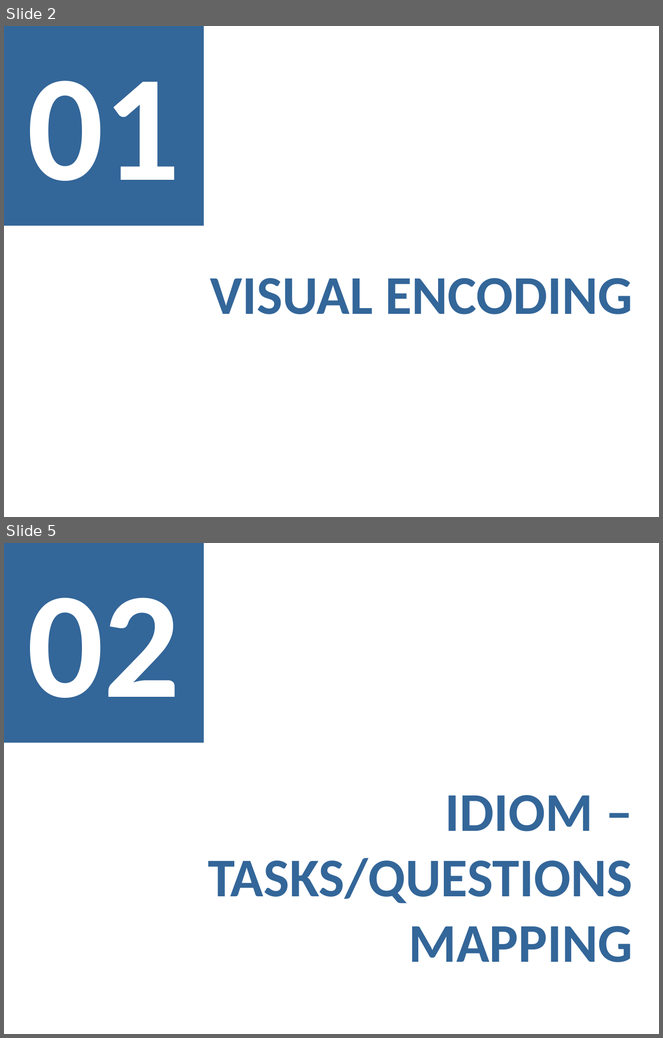
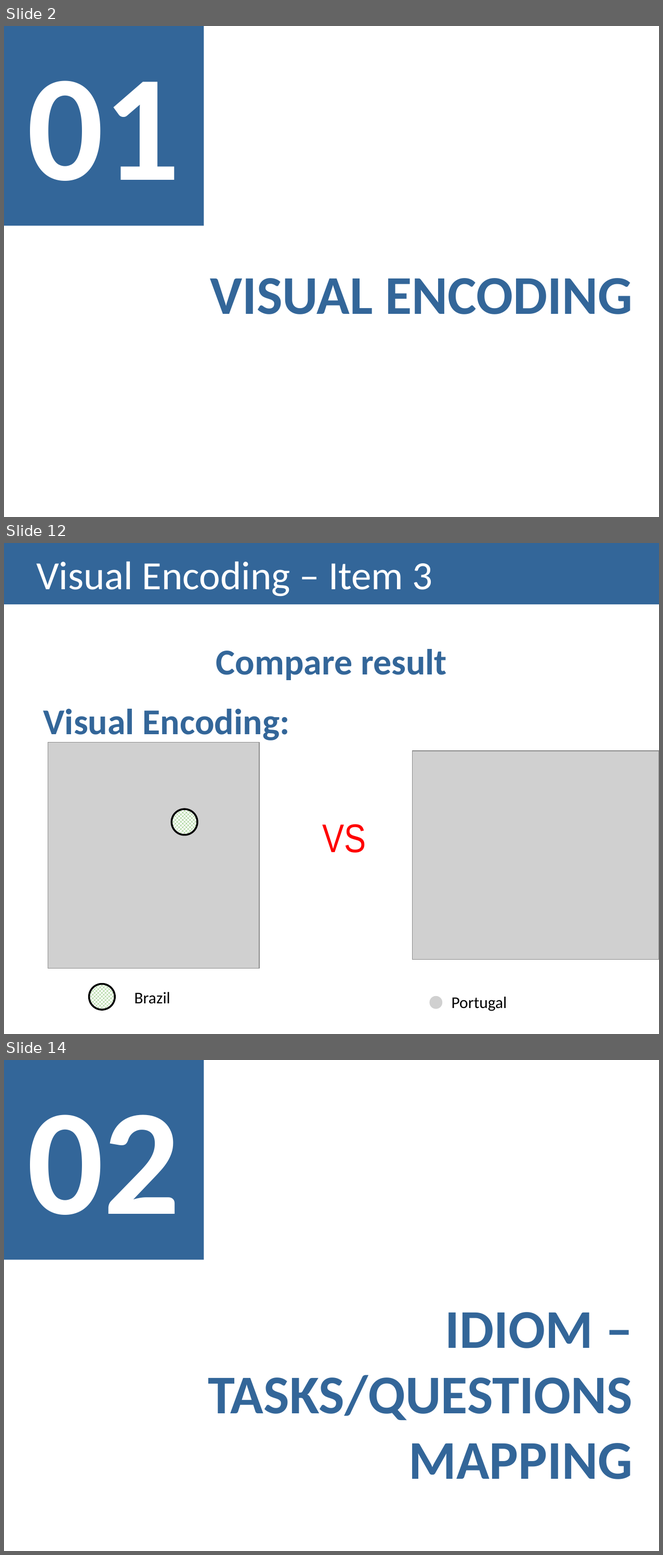
Before and after one commit to carboned4/V_I_2015_1, a slide deck: checkpoint3/G01A - Presentation 3.pptx. Shown one above the other, each under a label of ours: slides 2 and 5 before the commit, slides 2, 12 and 14 after it; the slides between them are not shown. The pictures are 663x1038 and 663x1555 pixels, drawn with LibreOffice and Linux fonts; fonts in the diff are those of the drawing; grey boxes stand for pictures. Boxes give left, top, right and bottom in pixels: in the first picture for what was removed or moved away, otherwise in the second. Text is boxed around its words. In the diff, an @@ line names an element or a change of style, - is before the commit and + after.

```diff
--- a/checkpoint3/G01A - Presentation 3.pptx
+++ b/checkpoint3/G01A - Presentation 3.pptx
@@ slide 12 added at <box>4,543,659,1034</box>, background #FFFFFF @@
@@ title added at <box>4,543,659,604</box>, fill #336699, 44 pt, text #FFFFFF @@
+Visual Encoding – Item 3
@@ text added at <box>44,649,447,743</box>, 40 pt, text #336699, bold @@
+Compare result
+Visual Encoding:
@@ picture added at <box>48,742,259,969</box> @@
@@ picture added at <box>413,752,659,961</box> @@
@@ ellipse added at <box>172,809,197,835</box>, fill pattern #2A9300 on #FFFFFF, outline #000000 2 pt @@
@@ text added at <box>323,824,366,853</box>, 44 pt, text #FF0000 @@
+VS
@@ picture added at <box>430,913,443,926</box> @@
@@ ellipse added at <box>89,984,115,1009</box>, fill pattern #2A9300 on #FFFFFF, outline #000000 2 pt @@
@@ text added at <box>135,992,170,1004</box>, 18 pt, text #000000 @@
+Brazil
@@ picture added at <box>430,996,443,1009</box> @@
@@ text added at <box>452,997,507,1012</box>, 18 pt, text #000000 @@
+Portugal
@@ what was slide 5 is now slide 14 @@
```
Also in this commit, not shown: 2 slides changed, 8 other slides added.
